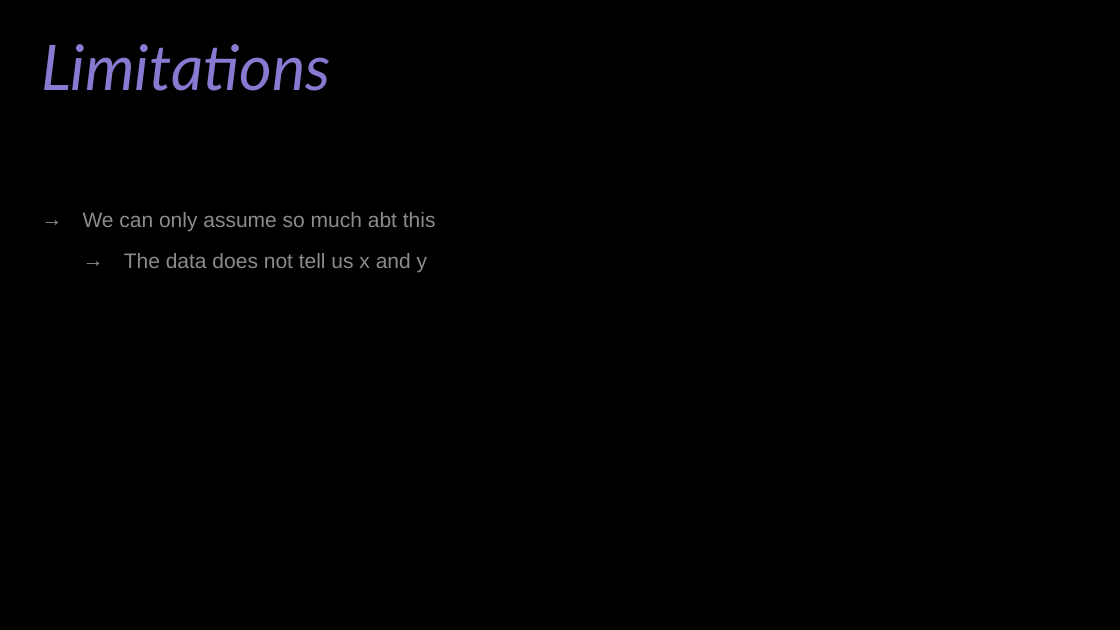
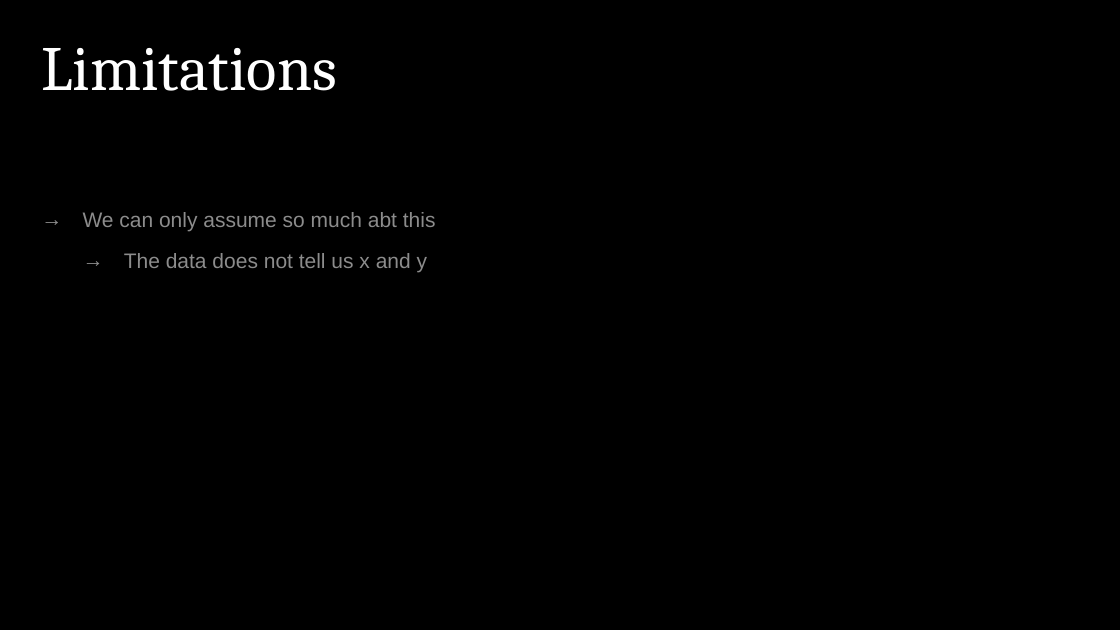
Before and after one commit to NickKasten/Kasmajonesattoni, a slide deck: slide 8 of Datathon_Presentation.pptx. Drawn at 1120x630 pixels with LibreOffice and Linux fonts; fonts in the diff are those of the drawing. Boxes give left, top, right and bottom in pixels: in the first picture for what was removed or moved away, otherwise in the second. Text is boxed around its words. In the diff, an @@ line names an element or a change of style, - is before the commit and + after.

```diff
--- a/Datathon_Presentation.pptx
+++ b/Datathon_Presentation.pptx
@@ title "Limitations" at box(41, 48, 337, 91): font Lato to Cambria, text colour #867AD1 to #FFFFFF, italic off @@
```
Also in this commit, not shown: 9 other slides changed, 1 other file.
